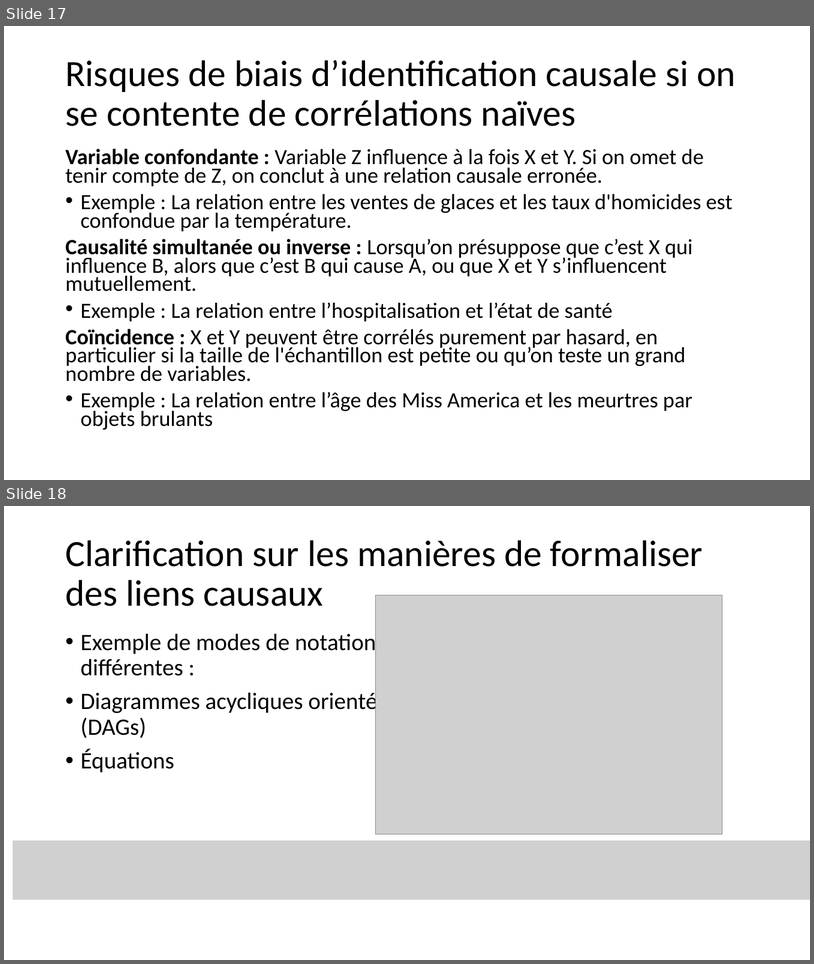
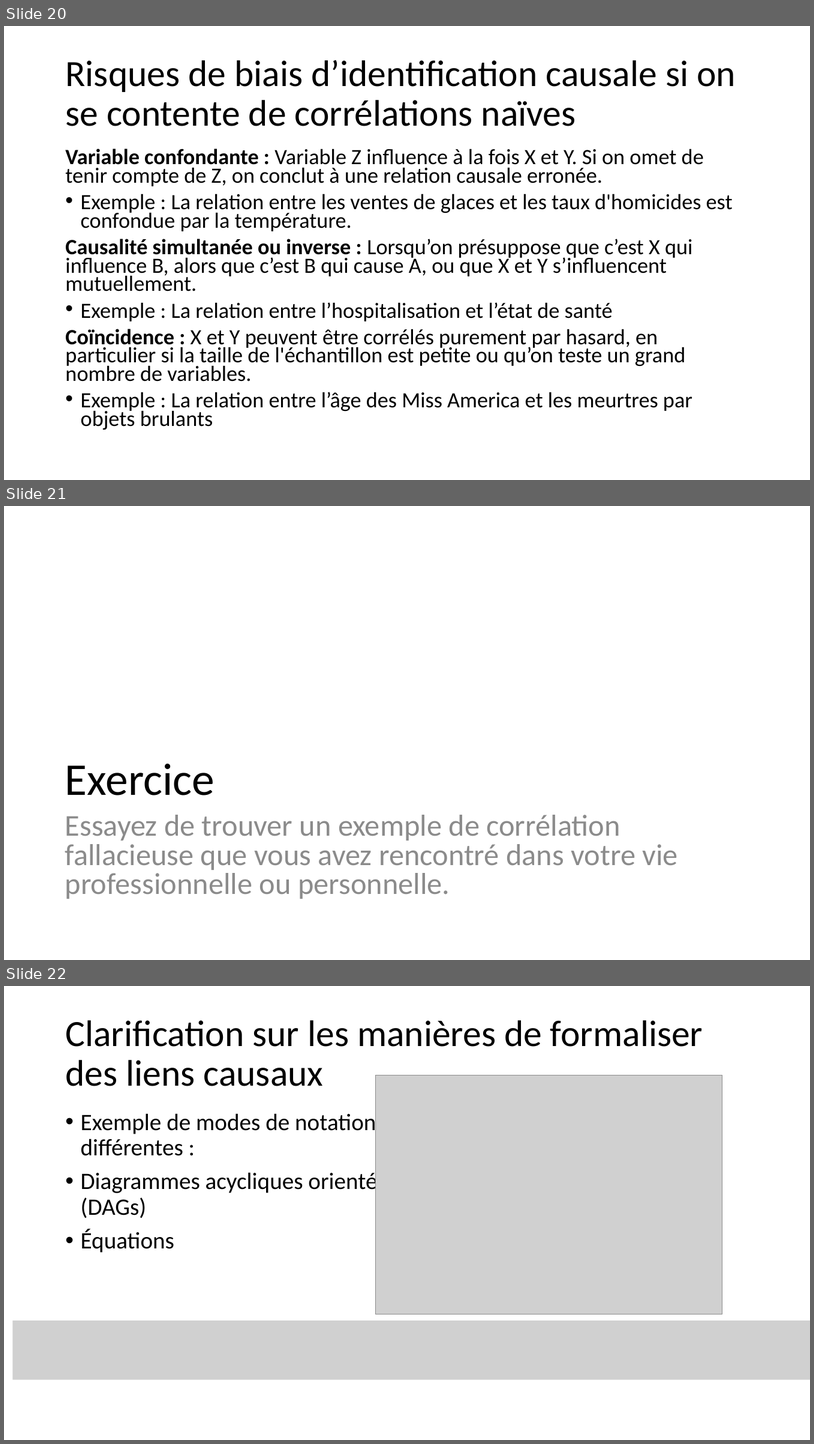
Before and after one commit to BETSAKA/statcap_impact_training, a slide deck: slides/fr/Jour 1_Introduction_Fondamentaux.pptx. Shown one above the other, each under a label of ours: slides 17 and 18 before the commit, slides 20, 21 and 22 after it. The pictures are 814x964 and 814x1444 pixels, drawn with LibreOffice and Linux fonts; fonts in the diff are those of the drawing; grey boxes stand for pictures. Boxes give left, top, right and bottom in pixels: in the first picture for what was removed or moved away, otherwise in the second. Text is boxed around its words. In the diff, an @@ line names an element or a change of style, - is before the commit and + after.

```diff
--- a/slides/fr/Jour 1_Introduction_Fondamentaux.pptx
+++ b/slides/fr/Jour 1_Introduction_Fondamentaux.pptx
@@ slide 21 added at bbox=[4, 506, 810, 960], background #FFFFFF @@
@@ title added at bbox=[65, 763, 215, 795], 54 pt, text #000000 @@
+Exercice
@@ text added at bbox=[65, 814, 678, 898], 36 pt, text #8C8C8C @@
+Essayez de trouver un exemple de corrélation fallacieuse que vous avez rencontré dans votre vie professionnelle ou personnelle.
@@ what was slide 17 is now slide 20 @@
@@ what was slide 18 is now slide 22 @@
```
Also in this commit, not shown: 4 slides changed, 3 other slides added, 18 slides removed, 3 other files.
